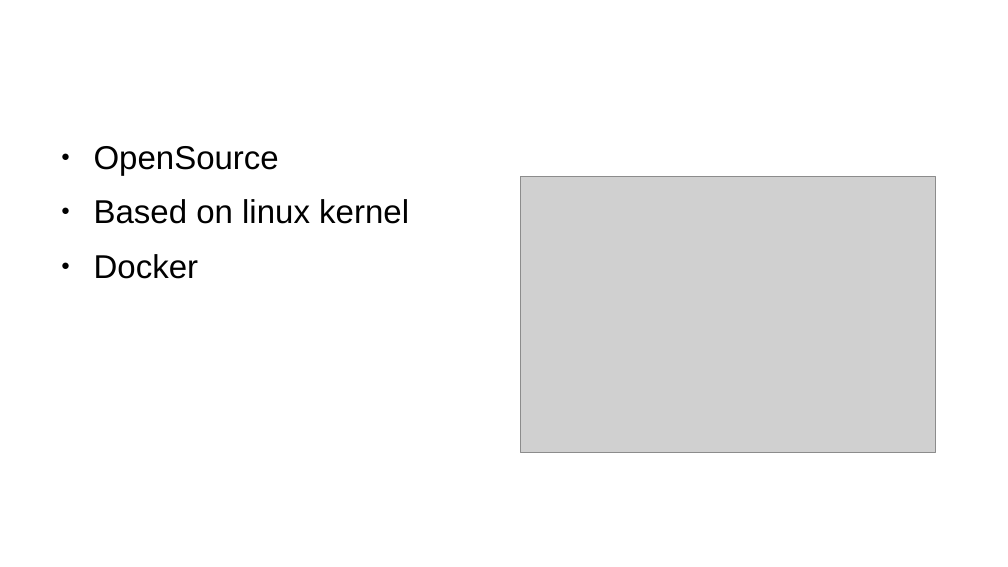
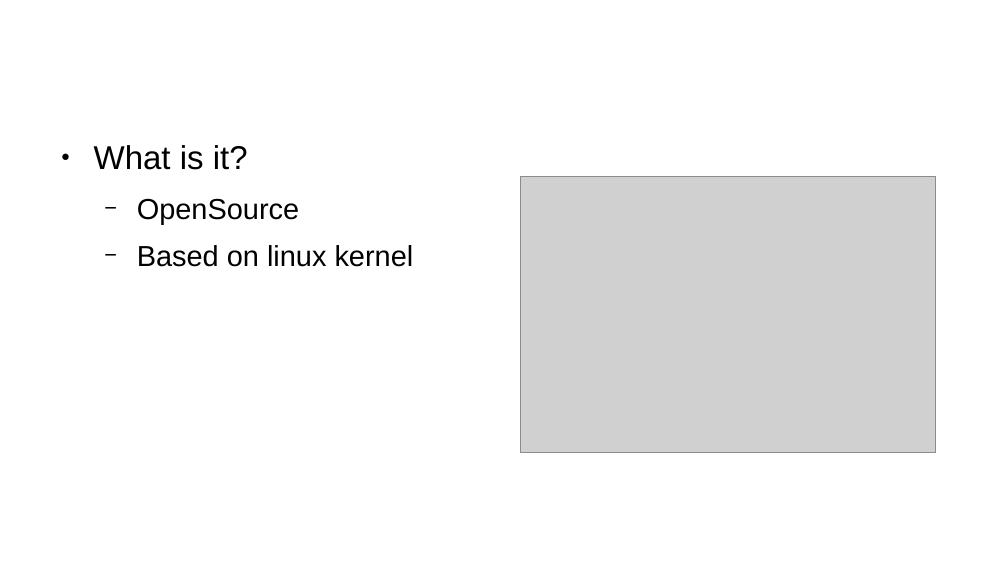
Before and after one commit to BaptisteMeynier/Kubernetes-Presentation, a slide deck: slide 9 of doc/presentationKube.odp. Drawn at 1008x567 pixels with LibreOffice and Linux fonts; fonts in the diff are those of the drawing; grey boxes stand for pictures; background and template pictures are left out. Boxes give left, top, right and bottom in pixels: in the first picture for what was removed or moved away, otherwise in the second. Text is boxed around its words. In the diff, an @@ line names an element or a change of style, - is before the commit and + after.

Commit message:
Change docker files

```diff
--- a/doc/presentationKube.odp
+++ b/doc/presentationKube.odp
@@ text at bbox=[94, 145, 248, 170]: paragraph added @@
+● What is it?
@@ text at bbox=[137, 198, 414, 267]: size 26 to 22.8 pt in "OpenSource", "Based on linux kernel"; bullet ● to −; list level 1 to 2 in "OpenSource"; list level 1 to 2 in "Based on linux kernel" @@
@@ text at bbox=[94, 254, 199, 279]: paragraph removed @@
-● Docker
```
Also in this commit, not shown: 5 other slides changed, 20 other files.
